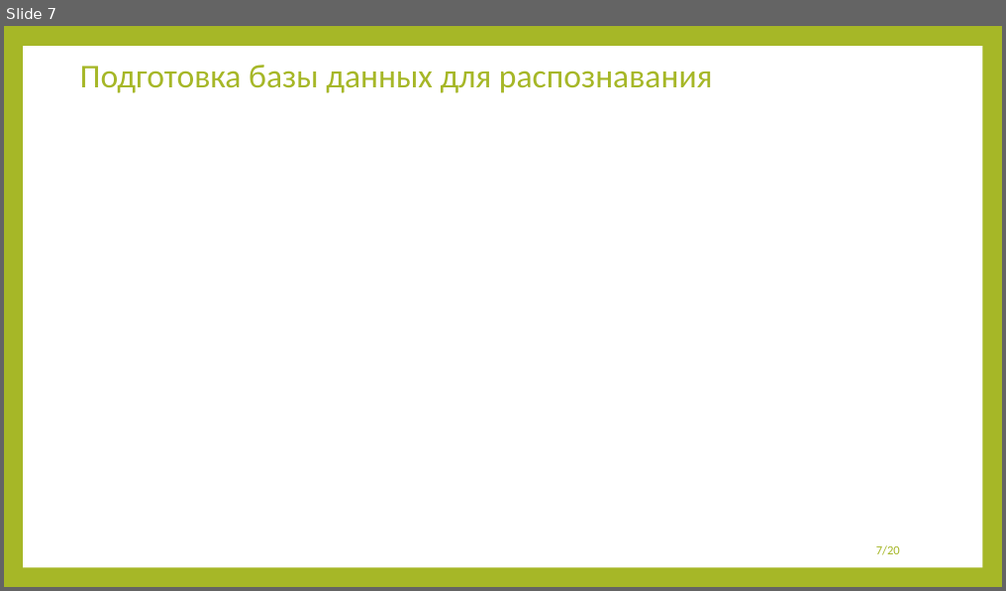
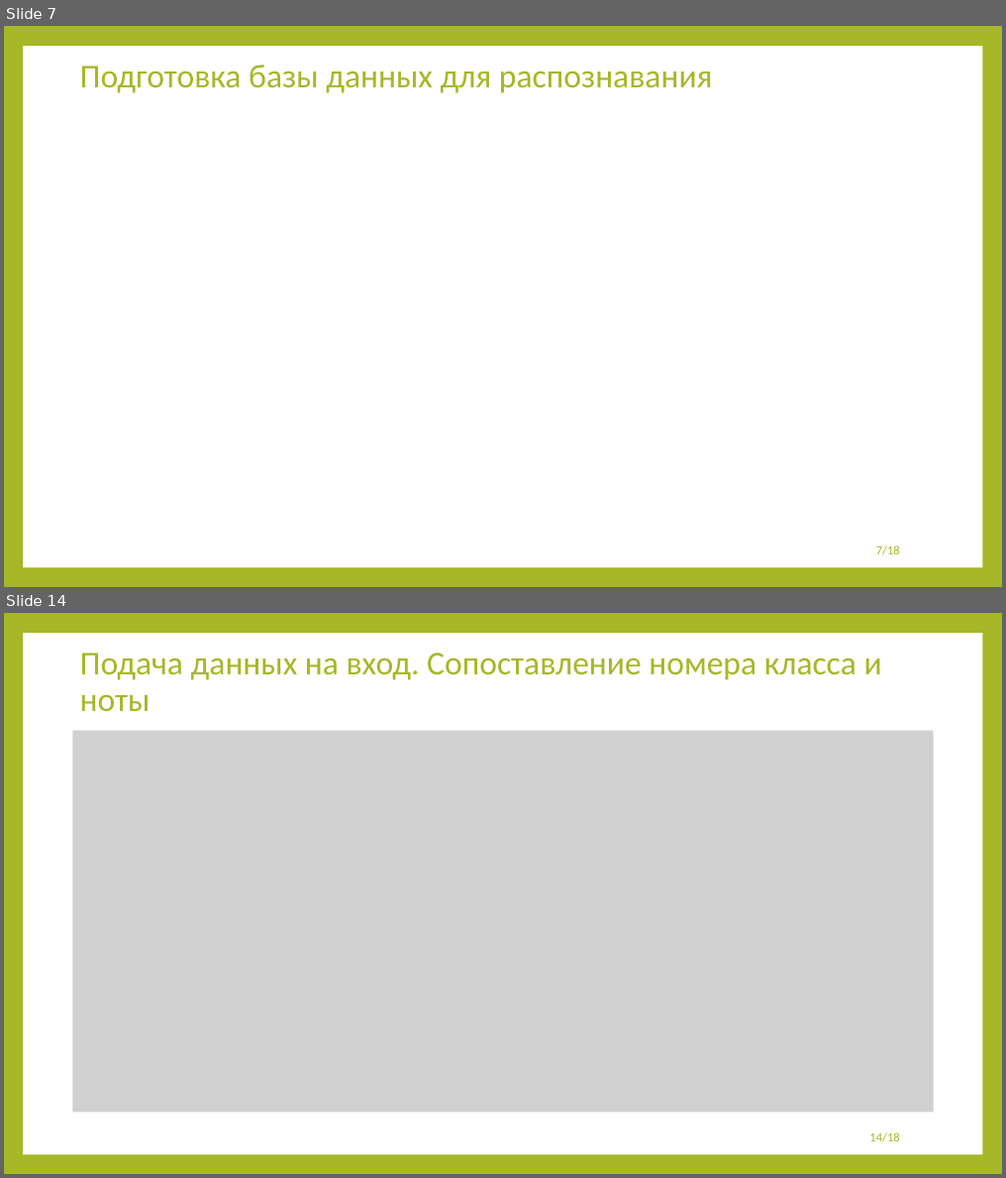
Before and after one commit to 13Fire13nyu/MasterDegree, a slide deck: presentation/presentation.pptx. Shown one above the other, each under a label of ours: slide 7 before the commit, slides 7 and 14 after it; the slides between them are not shown. The pictures are 1006x591 and 1006x1178 pixels, drawn with LibreOffice and Linux fonts; fonts in the diff are those of the drawing; grey boxes stand for pictures. Boxes give left, top, right and bottom in pixels: in the first picture for what was removed or moved away, otherwise in the second. Text is boxed around its words. In the diff, an @@ line names an element or a change of style, - is before the commit and + after.

```diff
--- a/presentation/presentation.pptx
+++ b/presentation/presentation.pptx
@@ slide 14 added at (x1=4, y1=613, x2=1002, y2=1174), background #A6B727; not listed: 1 template element that a slide beside it also shows @@
@@ title added at (x1=80, y1=653, x2=882, y2=712), 32 pt, text #A6B727 @@
+Подача данных на вход. Сопоставление номера класса и ноты
@@ picture added at (x1=73, y1=731, x2=934, y2=1112) @@
@@ page number added at (x1=869, y1=1133, x2=899, y2=1143), 12 pt, text #A6B727 @@
+14/18
@@ page number at (x1=876, y1=546, x2=900, y2=556): text changed @@
-7/20
+7/18
```
Also in this commit, not shown: 13 slides changed, 1 slide removed, 4 other files.
